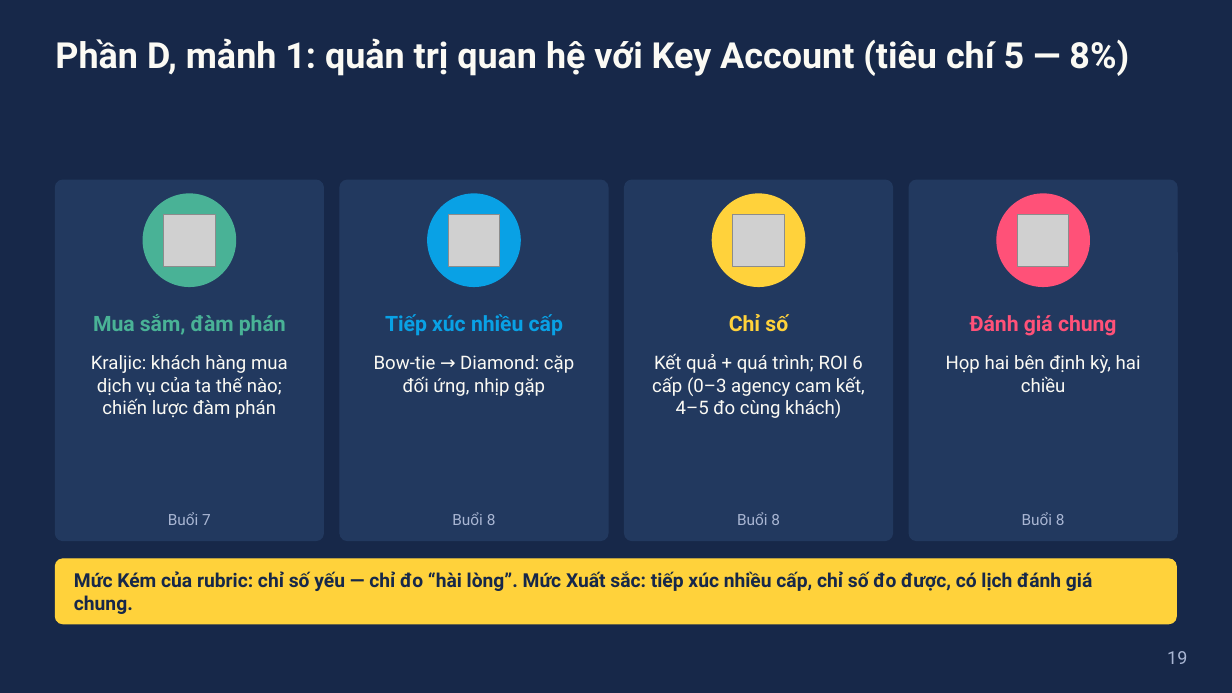
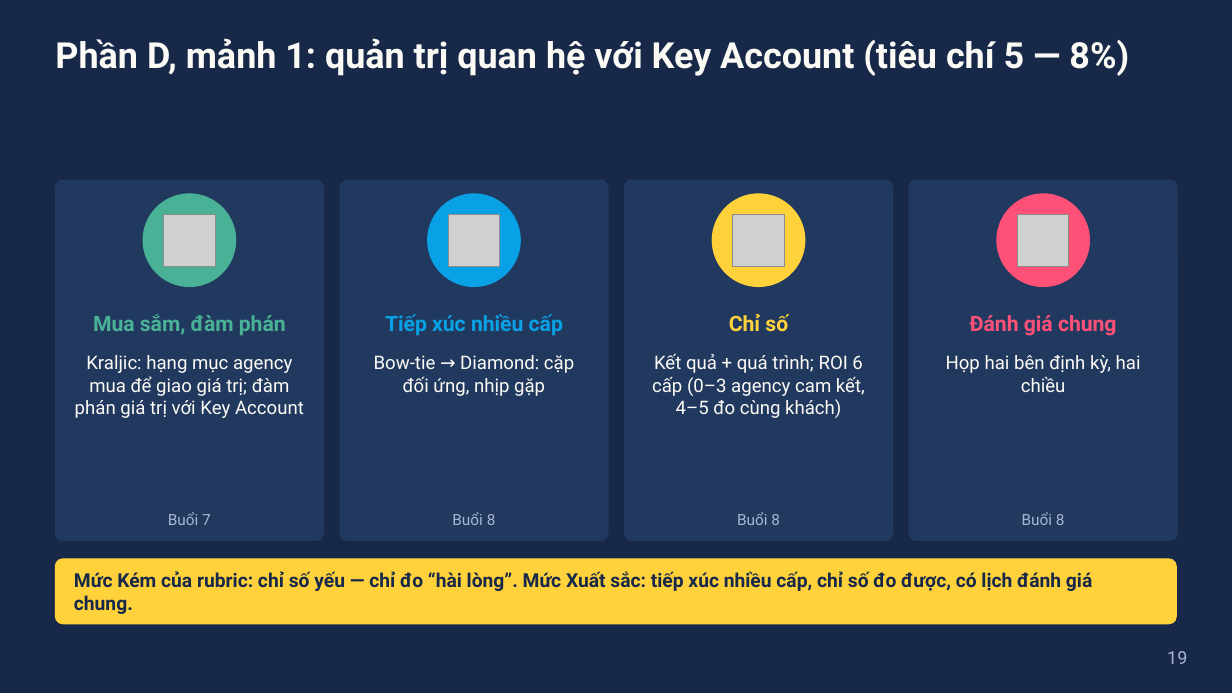
Before and after one commit to dnbaoquyen/teaching-skills, a slide deck: slide 19 of courses/EVM1110E/slides/W13_slides.pptx. Drawn at 1232x693 pixels with LibreOffice and Linux fonts; fonts in the diff are those of the drawing; grey boxes stand for pictures. Boxes give left, top, right and bottom in pixels: in the first picture for what was removed or moved away, otherwise in the second. Text is boxed around its words. In the diff, an @@ line names an element or a change of style, - is before the commit and + after.

```diff
--- a/courses/EVM1110E/slides/W13_slides.pptx
+++ b/courses/EVM1110E/slides/W13_slides.pptx
@@ text at (75, 355, 304, 418): text changed @@
-Kraljic: khách hàng mua dịch vụ của ta thế nào; chiến lược đàm phán
+Kraljic: hạng mục agency mua để giao giá trị; đàm phán giá trị với Key Account
```
Also in this commit, not shown: 45 other files.
